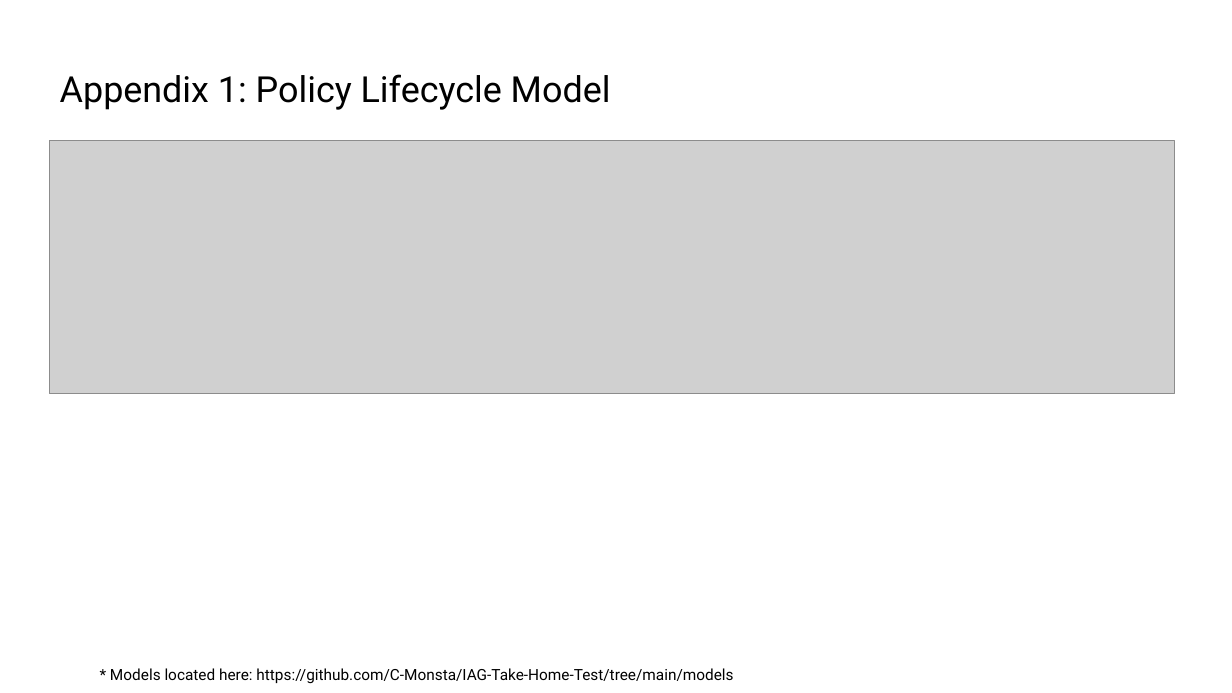
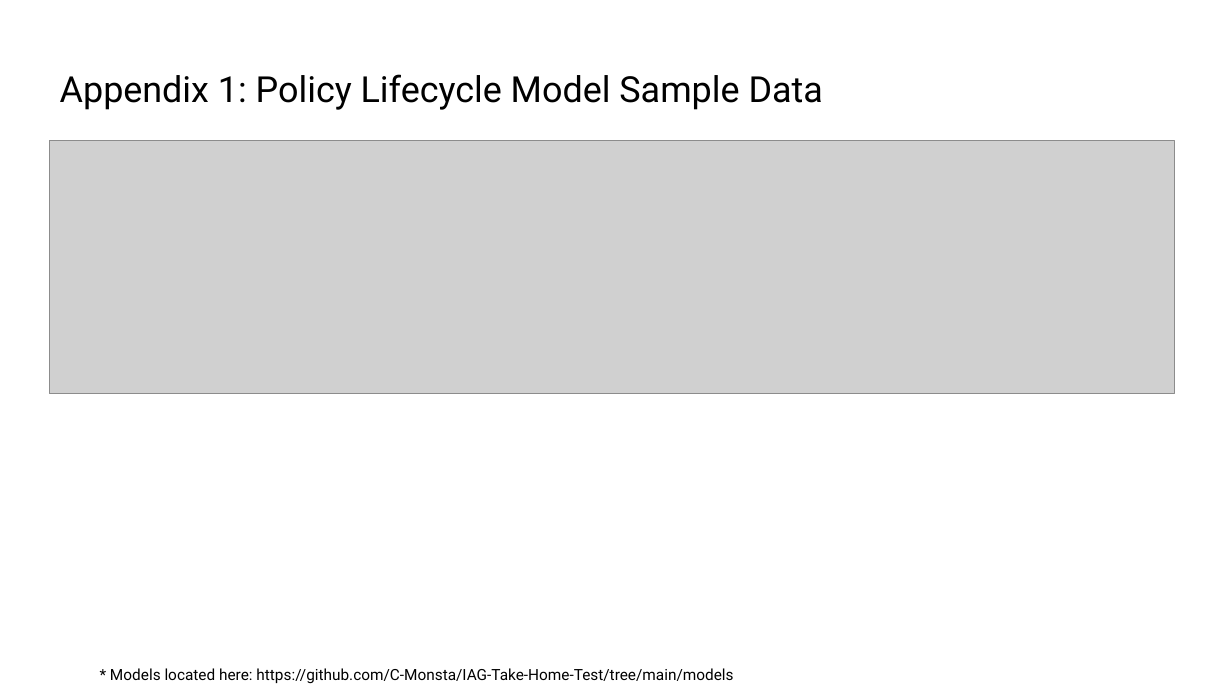
Before and after one commit to C-Monsta/IAG-Take-Home-Test, a slide deck: slide 11 of IAG Take Home Exercise.pptx (slide 10 before the commit). Drawn at 1232x693 pixels with LibreOffice and Linux fonts; fonts in the diff are those of the drawing; grey boxes stand for pictures. Boxes give left, top, right and bottom in pixels: in the first picture for what was removed or moved away, otherwise in the second. Text is boxed around its words. In the diff, an @@ line names an element or a change of style, - is before the commit and + after.

Commit message:
Add dbt SQL models and project files

```diff
--- a/IAG Take Home Exercise.pptx
+++ b/IAG Take Home Exercise.pptx
@@ title at [60,74,823,110]: text changed @@
-Appendix 1: Policy Lifecycle Model
+Appendix 1: Policy Lifecycle Model Sample Data
```
Also in this commit, not shown: 7 other slides changed, 1 slide added, 2 other files.
